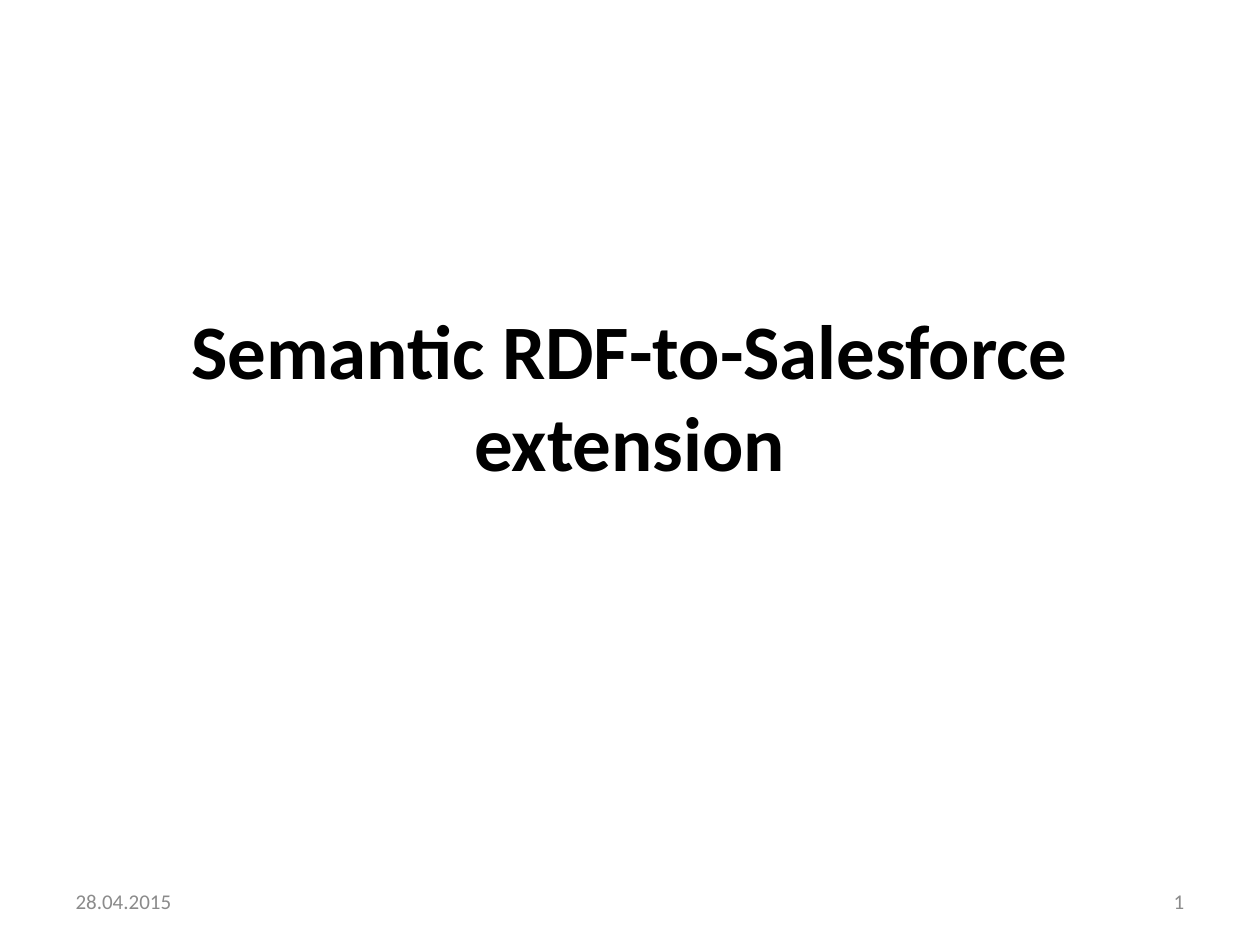
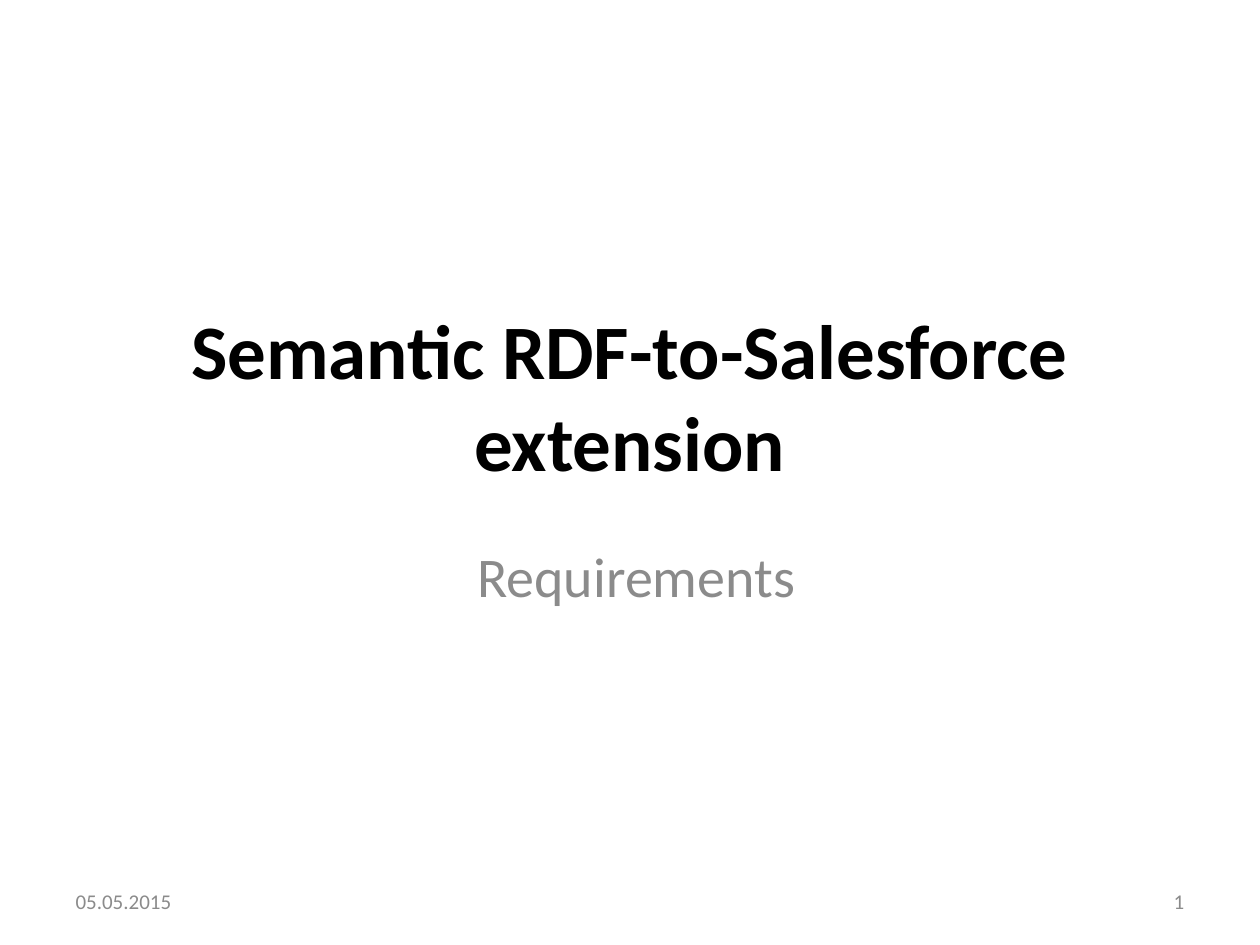
Before and after one commit to omarrana/testing, a slide deck: slide 1 of presentations/requirments_specification.pptx. Drawn at 1260x945 pixels with LibreOffice and Linux fonts; fonts in the diff are those of the drawing; background and template pictures are left out. Boxes give left, top, right and bottom in pixels: in the first picture for what was removed or moved away, otherwise in the second. Text is boxed around its words. In the diff, an @@ line names an element or a change of style, - is before the commit and + after.

Commit message:
updated requirement presentation

```diff
--- a/presentations/requirments_specification.pptx
+++ b/presentations/requirments_specification.pptx
@@ subtitle added at (x1=477, y1=558, x2=795, y2=606), 32 pt, text #8C8C8C @@
+Requirements
@@ text at (x1=76, y1=895, x2=172, y2=909): text changed @@
-28.04.2015
+05.05.2015
```
Also in this commit, not shown: 1 other slide changed, 7 slides added, 3 slides removed.
